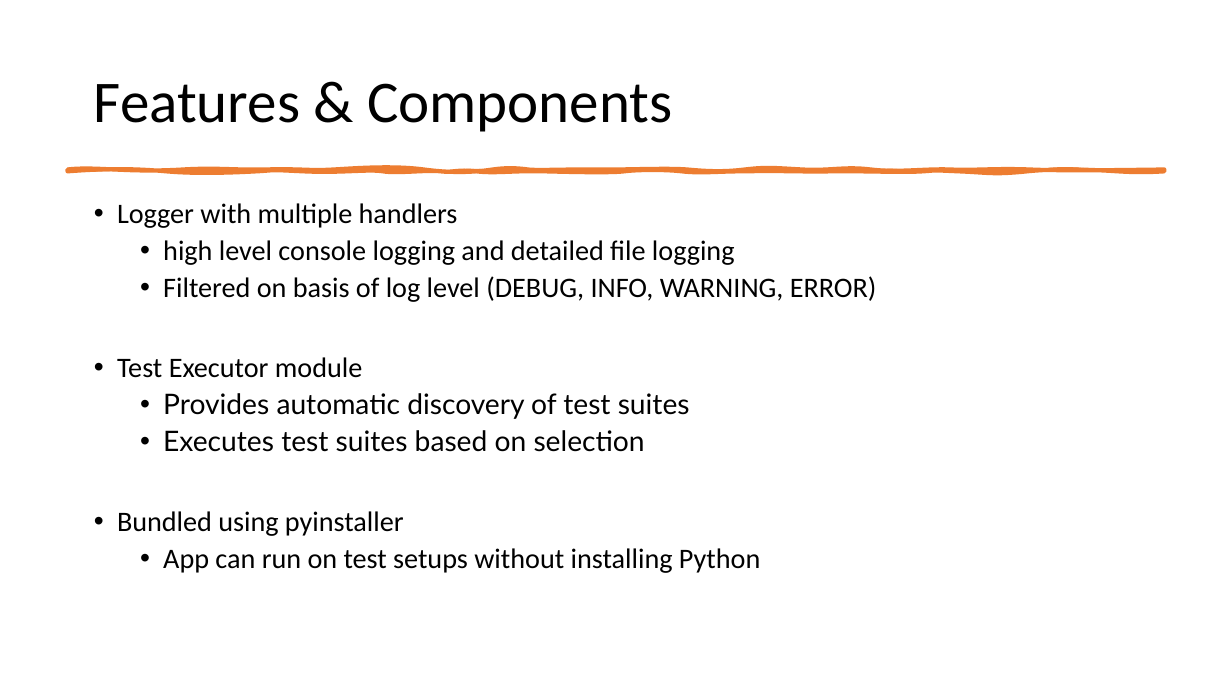
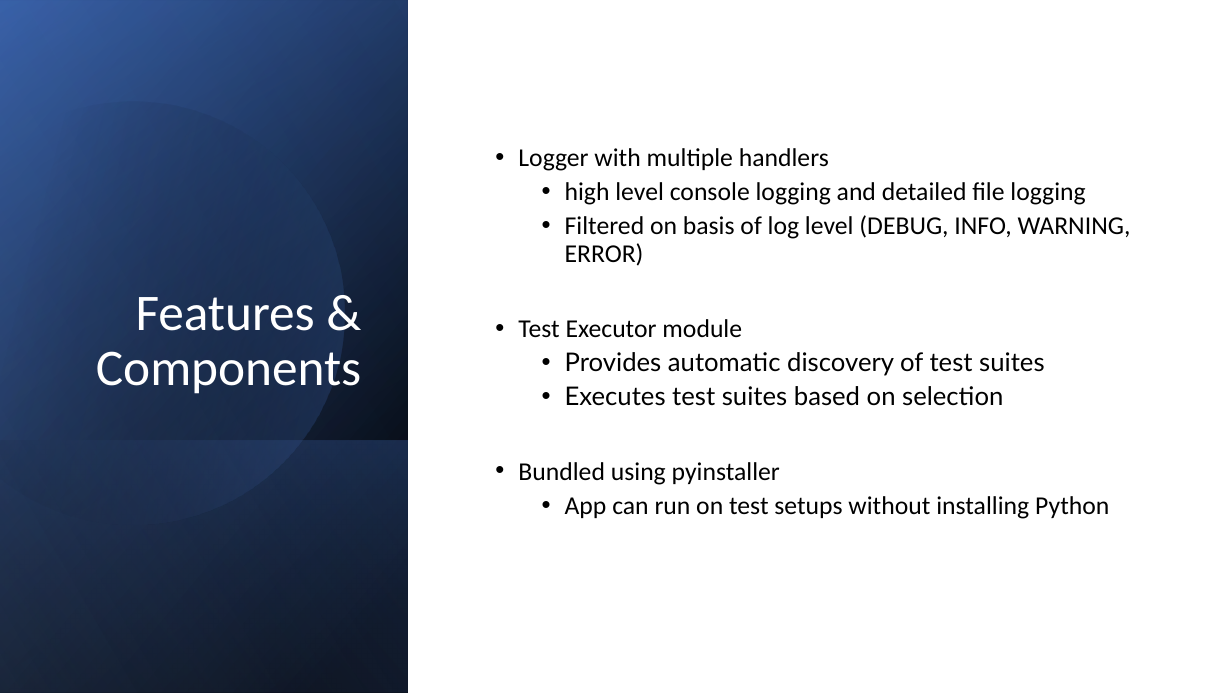
Before and after one commit to nitinjosepaul/test_forge, a slide deck: slide 4 of resource/ADTest Framework POC.pptx. Drawn at 1232x693 pixels with LibreOffice and Linux fonts; fonts in the diff are those of the drawing. Boxes give left, top, right and bottom in pixels: in the first picture for what was removed or moved away, otherwise in the second. Text is boxed around its words. In the diff, an @@ line names an element or a change of style, - is before the commit and + after.

```diff
--- a/resource/ADTest Framework POC.pptx
+++ b/resource/ADTest Framework POC.pptx
@@ rectangle added at (0, 0, 1232, 693), fill #FFFFFF @@
@@ rectangle added at (0, 0, 409, 693), fill gradient #000000 to #2F5597 @@
@@ rectangle added at (0, 1, 409, 693), fill gradient #000000 to #4472C4 @@
@@ rectangle added at (0, 0, 409, 692), fill gradient #000000 to #8FAADC @@
@@ freeform shape added at (0, 52, 395, 567), fill gradient #000000 to #4472C4 @@
@@ title "Features & Components": place and size @@
-title "Features & Components" at (94, 83, 672, 132)
+title "Features & Components" at (96, 297, 361, 394)
@@ title "Features & Components" at (96, 297, 361, 394): size 46 to 40 pt, text colour #000000 to #FFFFFF; alignment left to right; vertical alignment middle to bottom @@
@@ text "Logger with multiple handlers": place and size @@
-text "Logger with multiple handlers" at (117, 203, 877, 573)
+text "Logger with multiple handlers" at (518, 148, 1131, 519)
@@ text "Logger with multiple handlers" at (518, 148, 1131, 519): size 22 to 20 pt; vertical alignment top to middle @@
@@ freeform shape removed at (67, 169, 1165, 171) @@
@@ rectangle added at (0, 440, 409, 693), fill gradient #4472C4 to #000000 @@
```
Also in this commit, not shown: 7 other slides changed, 1 slide added, 1 slide removed.
